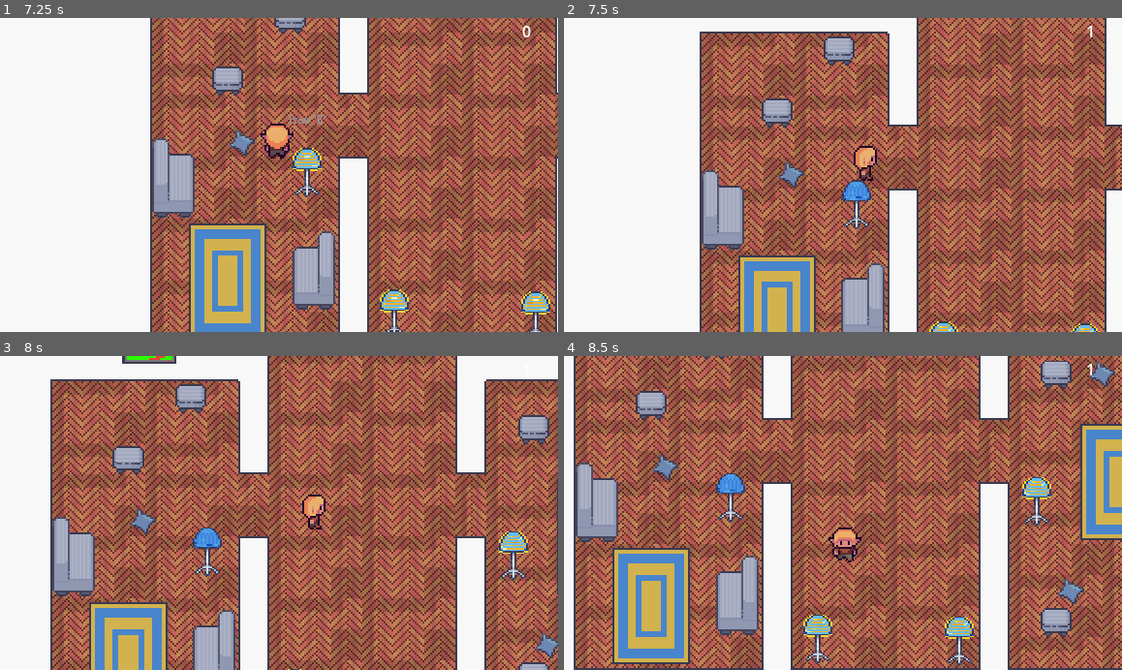
Above: before the commit, frames 1-4 (two rows, left to right).
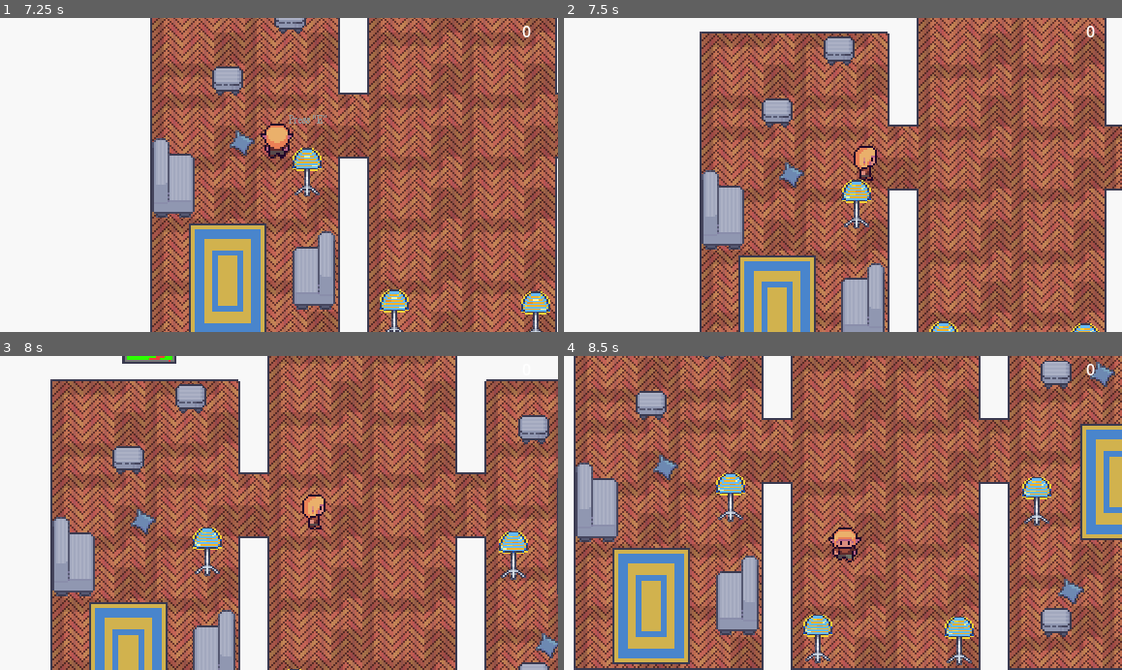
Above: after the commit, the same moments.

Repository: CIStudio/Economy_Race
Game: Godot game, scene res://Scenes/levels/2_level/level_2.tscn
Two runs of this game, one before a commit and one after it. Both use one fixed random seed, a clock stepped at 60 frames per second and the inputs below. This scene is started directly instead of the project's main scene.
Inputs:
- Up to frame 1 (7.25 s): hold D (right) 0.53-1.28 s; tap F (off) every 1.5 s from 0.6 to 6.6 s; hold S (down) 1.28-2.03 s; tap E (take) every 1.5 s from 1.35 to 5.85 s; hold D (right) 2.03-2.78 s; hold W (up) 2.78-3.53 s; hold A (left) 3.53-5.03 s; hold S (down) 5.03-5.78 s; hold D (right) 5.78-6.53 s; hold W (up) from 6.53 s (still down)
- Up to frame 2 (7.5 s): release W (up) at 7.28 s; hold D (right) from 7.28 s (still down); tap E (take) at 7.35 s
- Up to frame 3 (8 s): keep holding D (right)
- Up to frame 4 (8.5 s): release D (right) at 8.03 s; hold S (down) from 8.03 s (still down); tap F (off) at 8.1 s

Frame 1 is identical in both runs. In frame 2, 0.3% of the frame differs, in the area x 49-96%, y 2-59%; in frame 3, 0.2%; in frame 4, 0.3%.

Commit message:
Commit 22

Diff:
--- a/economy_race/Scenes/Devices/lamp2.tscn
+++ b/economy_race/Scenes/Devices/lamp2.tscn
@@ -73,3 +73,4 @@
 scale = Vector2(0.015625, 0.0217285)
 
 [connection signal="body_entered" from="Area2D" to="Area2D" method="_on_body_entered"]
+[connection signal="body_exited" from="Area2D" to="Area2D" method="_on_body_exited"]
--- a/economy_race/Scenes/Devices/lamp3.tscn
+++ b/economy_race/Scenes/Devices/lamp3.tscn
@@ -68,3 +68,4 @@
 shape = SubResource("RectangleShape2D_ksbr1")
 
 [connection signal="body_entered" from="Area2D" to="Area2D" method="_on_body_entered"]
+[connection signal="body_exited" from="Area2D" to="Area2D" method="_on_body_exited"]
--- a/economy_race/Scenes/Devices/tv.tscn
+++ b/economy_race/Scenes/Devices/tv.tscn
@@ -69,3 +69,4 @@
 shape = SubResource("RectangleShape2D_ksbr1")
 
 [connection signal="body_entered" from="Area2D" to="Area2D" method="_on_body_entered"]
+[connection signal="body_exited" from="Area2D" to="Area2D" method="_on_body_exited"]
--- a/economy_race/Scenes/levels/1_level/level_1.tscn
+++ b/economy_race/Scenes/levels/1_level/level_1.tscn
@@ -7,18 +7,14 @@
 [ext_resource type="PackedScene" uid="uid://dk5hlh34tw337" path="res://Scenes/tilemaps/interios.tscn" id="2_tqagc"]
 [ext_resource type="PackedScene" uid="uid://cdyy27nnuqs82" path="res://Scenes/Devices/lamp.tscn" id="4_bm1dx"]
 [ext_resource type="PackedScene" uid="uid://nxqayiltfvl4" path="res://Scenes/UI/pause_menu.tscn" id="6_xnenn"]
-[ext_resource type="PackedScene" uid="uid://bwwqps06duv4" path="res://Scenes/Devices/lamp2.tscn" id="7_88vyo"]
-[ext_resource type="PackedScene" uid="uid://bsfn1cgxg50fn" path="res://Scenes/Devices/lamp3.tscn" id="8_743f4"]
-[ext_resource type="PackedScene" uid="uid://lsh7ttgtk372" path="res://Scenes/Devices/tv.tscn" id="9_3h6bm"]
+[ext_resource type="PackedScene" uid="uid://bbuahjnua3sbt" path="res://Scenes/Devices/lamp2.tscn" id="7_88vyo"]
+[ext_resource type="PackedScene" uid="uid://r6bscmbq7yji" path="res://Scenes/Devices/lamp3.tscn" id="8_743f4"]
+[ext_resource type="PackedScene" uid="uid://dpy3jdc7td7k0" path="res://Scenes/Devices/tv.tscn" id="9_3h6bm"]
 
 [sub_resource type="LabelSettings" id="LabelSettings_j5n5i"]
 shadow_color = Color(0.00784314, 0.0235294, 0, 1)
 
 [node name="level_1" type="Node2D"]
-
-[node name="AudioStreamPlayer" type="AudioStreamPlayer" parent="."]
-stream = ExtResource("1_tgu2n")
-autoplay = true
 
 [node name="Meneger" type="Node" parent="."]
 process_mode = 3
@@ -90,6 +86,11 @@
 [node name="Timer" type="Timer" parent="."]
 autostart = true
 
+[node name="AudioStreamPlayer" type="AudioStreamPlayer" parent="."]
+stream = ExtResource("1_tgu2n")
+volume_db = -10.0
+autoplay = true
+
 [connection signal="pressed" from="CanvasLayer/Pause menu/Panel/VBoxContainer/Resume" to="Meneger" method="_on_resume_pressed"]
 [connection signal="pressed" from="CanvasLayer/Pause menu/Panel/VBoxContainer/Restart" to="Meneger" method="_on_restart_pressed"]
 [connection signal="pressed" from="CanvasLayer/Pause menu/Panel/VBoxContainer/Quit" to="Meneger" method="_on_quit_pressed"]
--- a/economy_race/Scenes/levels/2_level/level_2.tscn
+++ b/economy_race/Scenes/levels/2_level/level_2.tscn
@@ -7,6 +7,7 @@
 [ext_resource type="PackedScene" uid="uid://nxqayiltfvl4" path="res://Scenes/UI/pause_menu.tscn" id="6_idcv8"]
 [ext_resource type="PackedScene" uid="uid://bwwqps06duv4" path="res://Scenes/Devices/lamp2.tscn" id="7_21akj"]
 [ext_resource type="PackedScene" uid="uid://bsfn1cgxg50fn" path="res://Scenes/Devices/lamp3.tscn" id="8_maw0y"]
+[ext_resource type="AudioStream" uid="uid://dyiv3od1ku5ci" path="res://Tracks/8-bit-retro-game-music-233964.mp3" id="9_s6dfw"]
 [ext_resource type="PackedScene" uid="uid://lsh7ttgtk372" path="res://Scenes/Devices/tv.tscn" id="9_w5011"]
 
 [node name="level_2" type="Node2D"]
@@ -83,6 +84,11 @@
 [node name="Tv2" parent="." instance=ExtResource("9_w5011")]
 position = Vector2(138, 167)
 
+[node name="AudioStreamPlayer" type="AudioStreamPlayer" parent="."]
+stream = ExtResource("9_s6dfw")
+volume_db = -12.0
+autoplay = true
+
 [connection signal="pressed" from="CanvasLayer/Pause menu/Panel/VBoxContainer/Resume" to="Meneger" method="_on_resume_pressed"]
 [connection signal="pressed" from="CanvasLayer/Pause menu/Panel/VBoxContainer/Restart" to="Meneger" method="_on_restart_pressed"]
 [connection signal="pressed" from="CanvasLayer/Pause menu/Panel/VBoxContainer/Quit" to="Meneger" method="_on_quit_pressed"]
Not shown: 1 places in economy_race/Scenes/Devices/lamp2.tscn that only renumber resources
Not shown: 1 places in economy_race/Scenes/Devices/lamp3.tscn that only renumber resources
Not shown: 1 places in economy_race/Scenes/Devices/tv.tscn that only renumber resources
Not shown: 1 places in economy_race/Scenes/levels/2_level/level_2.tscn that only renumber resources
Not shown, added: economy_race/Tracks/8-bit-retro-game-music-233964.mp3.import
Not shown, added: economy_race/Tracks/8-bit-retro-game-music-233964.mp3
